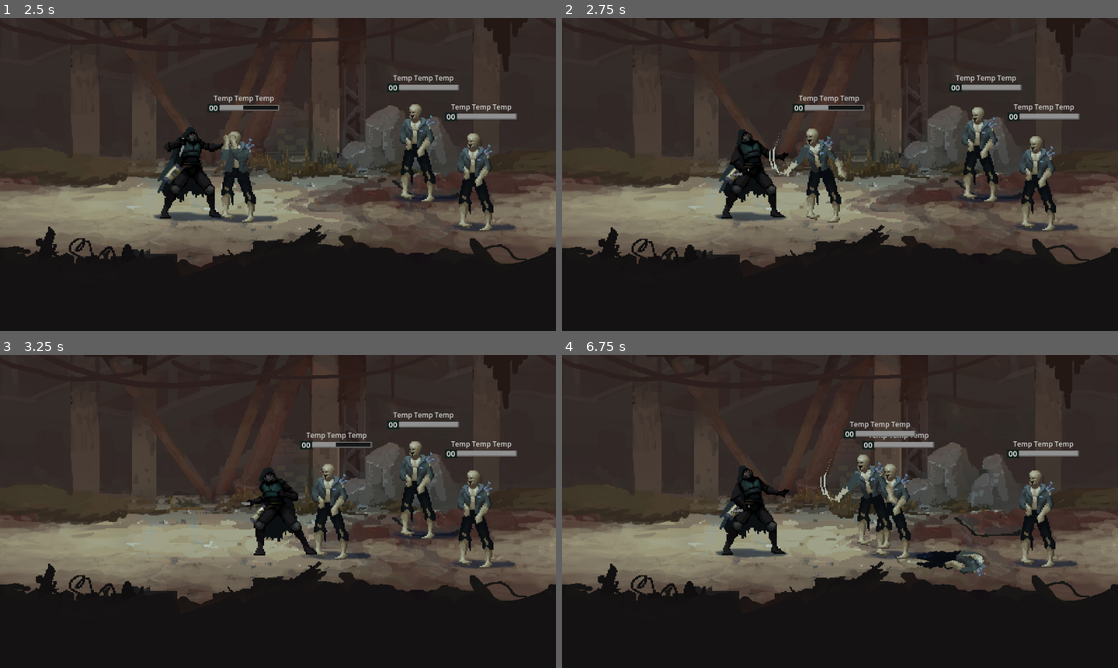
Above: before the commit, frames 1-4 (two rows, left to right).
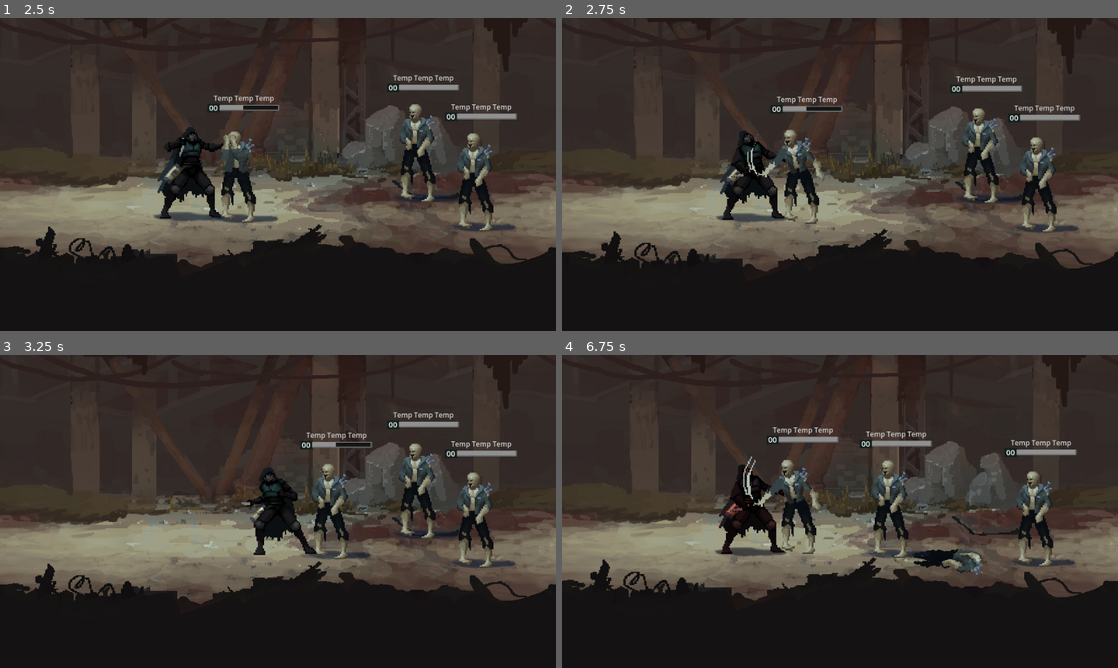
Above: after the commit, the same moments.

Repository: lynxLoad/biosplit
Game: Godot game, scene res://game/arena/arena.tscn
Two runs of this game, one before a commit and one after it. Both use one fixed random seed, a clock stepped at 60 frames per second and the inputs below.
Inputs:
- Up to frame 1 (2.5 s): hold Z (attack) 0.53-1.28 s; tap X (block) at 0.8, 1.35, 2.3 s; tap Z (attack) at 1.55 s; hold Z (attack) from 2.03 s (still down)
- Up to frame 2 (2.75 s): keep holding Z (attack)
- Up to frame 3 (3.25 s): release Z (attack) at 2.78 s; tap X (block) at 2.85 s; tap Z (attack) at 3.05 s
- Up to frame 4 (6.75 s): hold Z (attack) 3.53-4.28 s; tap X (block) at 3.8, 4.35, 5.3, 5.85 s; tap Z (attack) at 4.55, 6.05 s; hold Z (attack) 5.03-5.78 s; hold Z (attack) from 6.53 s (still down)

Frame 1 is identical in both runs. In frame 2, 7.7% of the frame differs, in the area x 0-100%, y 0-82%; in frame 3, 0.9%; in frame 4, 9.4%, in the area x 0-100%, y 0-80%.

Commit message:
...

Diff:
--- a/game/arena/arena.tscn
+++ b/game/arena/arena.tscn
@@ -6,8 +6,7 @@
 [ext_resource type="Texture2D" uid="uid://cetn7xkt6b7bw" path="res://assets/sprites/Back_02.png" id="4_ld8sx"]
 [ext_resource type="PackedScene" uid="uid://b518ysonl8xuh" path="res://game/arena/battle_manager.tscn" id="5_8eybb"]
 
-[sub_resource type="GDScript" id="GDScript_mnys6"]
-resource_name = "battle_camera"
+[sub_resource type="GDScript" id="GDScript_8eybb"]
 script/source = "extends Camera2D
 
 ## В эту группу игрок должен быть добавлен (add_to_group(\"player\")).
@@ -181,10 +180,7 @@
 [node name="BattleCamera" type="Camera2D" parent="." unique_id=746185389]
 position = Vector2(480, 270)
 zoom = Vector2(1.001, 1.001)
-script = SubResource("GDScript_mnys6")
-shake_scale = 0.8
-shake_decay = 10.0
-shake_frequency = 30.0
+script = SubResource("GDScript_8eybb")
 
 [node name="BattleManager" parent="." unique_id=429190078 instance=ExtResource("5_8eybb")]
 player_spawn = Vector2(330, 340)
--- a/game/character/character.gd
+++ b/game/character/character.gd
@@ -59,7 +59,7 @@
 @export var block_flash_out_duration: float = 0.12
 
 @export_group("Juice")
-@export_range(0.0, 0.25) var hit_stop_duration: float = 0.06
+@export_range(0.0, 1.0) var hit_stop_duration: float = 0.06
 @export_range(0.1, 1.0) var attack_anticipation_speed: float = 0.45
 @export_range(1.0, 4.0) var attack_impact_speed: float = 2.0
 @export_range(0, 5) var attack_anticipation_frames: int = 2
@@ -82,6 +82,9 @@
 @export_range(1, 40) var death_landing_attempts: int = 40
 @export var death_landing_bounds: Rect2 = Rect2()
 @export var death_landing_viewport_pad: Vector2 = Vector2(60.0, 60.0)
+@export_subgroup("Death Hit Stop")
+## Хит-стоп при добивающем ударе. 0 — выключен.
+@export_range(0.0, 1.0) var death_hit_stop_duration: float = 0.0
 
 @export_subgroup("Corpse")
 @export var death_disappear: bool = false
@@ -166,7 +169,7 @@
 	}
 
 	_hit_stop = HitStopService.new()
-	_hit_stop.setup(self, animated_sprite)
+	_hit_stop.setup(self)
 
 	_move = MovementService.new()
 	_move.setup(self, _ctx)
@@ -502,6 +505,8 @@
 	damaged.emit(amount)
 
 	if _health.is_dead():
+		# Финальный удар: хит-стоп, потом смерть.
+		_hit_stop.play(death_hit_stop_duration)
 		_die()
 		return
 
@@ -576,11 +581,11 @@
 		return
 	await _block.play_reaction(from_position, func() -> void: hit_blocked.emit(amount))
 
-func _init_bar(bar: HealthBar, value: float, max_value: float) -> void:
+func init_bar(bar: HealthBar, value: float, max_value: float) -> void:
 	if bar:
 		bar.setup(value, max_value)
 
 
-func _sync_bar(bar: HealthBar, value: float, max_value: float) -> void:
+func sync_bar(bar: HealthBar, value: float, max_value: float) -> void:
 	if bar:
 		bar.update_value(value, max_value)
--- a/game/character/nodes/enemy/enemy.gd
+++ b/game/character/nodes/enemy/enemy.gd
@@ -27,7 +27,7 @@
 
 func _ready() -> void:
 	super()
-	_init_bar(health_bar, get_health(), get_max_health())
+	init_bar(health_bar, get_health(), get_max_health())
 	add_to_group(ENEMY_GROUP)
 	if _attack_frames.is_empty():
 		_attack_frames = { &"attack": 0 }
@@ -83,7 +83,7 @@
 
 func heal(amount: float) -> void:
 	super.heal(amount)
-	_sync_bar(health_bar, get_health(), get_max_health())
+	sync_bar(health_bar, get_health(), get_max_health())
 
 
 func take_damage(amount: float, from_position: Vector2 = Vector2.INF) -> void:
@@ -132,8 +132,10 @@
 
 func _apply_damage(amount: float, flash: bool = true) -> void:
 	super(amount, flash)
-	_sync_bar(health_bar, get_health(), get_max_health())
+	sync_bar(health_bar, get_health(), get_max_health())
 
+func _die() -> void:
+	super()
 
 func _hide_ui_on_death() -> void:
 	if health_bar:
--- a/game/character/nodes/enemy/enemy.tscn
+++ b/game/character/nodes/enemy/enemy.tscn
@@ -11,8 +11,11 @@
 character_stats = ExtResource("2_tam8j")
 weapon = ExtResource("3_o5fj6")
 hit_shake_preset = 1
+hit_stop_duration = 0.0
+attack_impact_speed = 1.0
 attack_recoil_distance = 3.0
 death_landing_bounds = Rect2(0, 0, 1111, 1111)
+death_hit_stop_duration = 0.05
 
 [node name="AnimatedSprite2D" type="AnimatedSprite2D" parent="." unique_id=2005773418]
 sprite_frames = ExtResource("4_ekj6g")
--- a/game/character/nodes/player/player.gd
+++ b/game/character/nodes/player/player.gd
@@ -4,6 +4,10 @@
 signal screen_shake_requested(intensity: float, duration: float)
 
 const PLAYER_GROUP := &"player"
+
+@export_group("Block Feedback")
+## Глобальный freeze-frame при успешном блоке. 0 = выключен.
+@export var block_hitstop_duration: float = 0.06
 
 var enemies: Array[Character] = []
 
@@ -22,6 +26,16 @@
 
 
 func _physics_process(delta: float) -> void:
+	if Input.is_action_just_pressed(&"attack"):
+		_try_attack()
+	if Input.is_action_just_pressed(&"block"):
+		_block_held = true
+		_try_block()
+	elif Input.is_action_just_released(&"block"):
+		_block_held = false
+		if _state == State.BLOCKING:
+			unblock()
+
 	_maybe_enter_queued_block()
 
 
@@ -44,18 +58,6 @@
 	_attack_locked = value
 	if was_locked and not value:
 		_maybe_enter_queued_block()
-
-
-func _unhandled_input(event: InputEvent) -> void:
-	if event.is_action_pressed(&"attack"):
-		_try_attack()
-	elif event.is_action_pressed(&"block"):
-		_block_held = true
-		_try_block()
-	elif event.is_action_released(&"block"):
-		_block_held = false
-		if _state == State.BLOCKING:
-			unblock()
 
 
 func _try_attack() -> void:
--- a/game/character/nodes/player/player.tscn
+++ b/game/character/nodes/player/player.tscn
@@ -6,17 +6,18 @@
 [ext_resource type="Resource" uid="uid://fh4mivy3nv6u" path="res://assets/resources/weapons/w_knife.tres" id="3_65114"]
 
 [node name="Player" type="Node2D" unique_id=1115020173]
+z_index = 1
 script = ExtResource("1_5hw72")
+block_hitstop_duration = 0.0
 character_stats = ExtResource("2_mnys6")
 weapon = ExtResource("3_65114")
+z_attack_priority = 2500
 hit_shake_preset = 1
-hit_shake_distance_jitter = 0.3
-hit_shake_duration_jitter = 0.159
-hit_shake_decay_jitter = 0.126
-hit_stop_duration = 0.25
+hit_shake_distance_jitter = 0.0
+hit_stop_duration = 0.1
 attack_impact_speed = 1.0
 attack_recoil_distance = 3.0
-block_shake_distance = 10.0
+block_shake_distance = 12.0
 
 [node name="AnimatedSprite2D" type="AnimatedSprite2D" parent="." unique_id=356963692]
 z_index = 1
--- a/game/character/services/animation_helper.gd
+++ b/game/character/services/animation_helper.gd
@@ -67,3 +67,9 @@
 			if is_instance_valid(_sprite):
 				_sprite.stop()
 			return
+
+func restart(anim: StringName) -> void:
+	if not has(anim):
+		return
+	_sprite.stop()
+	_sprite.play(anim)
--- a/game/character/services/health_component.gd
+++ b/game/character/services/health_component.gd
@@ -6,19 +6,19 @@
 
 
 func setup(value: float) -> void:
-	max_health = value
-	health = value
+    max_health = value
+    health = value
 
 
 func apply(amount: float) -> void:
-	health = maxf(0.0, health - amount)
+    health = maxf(0.0, health - amount)
 
 
 func heal(amount: float) -> void:
-	if is_dead() or amount <= 0.0:
-		return
-	health = minf(max_health, health + amount)
+    if is_dead() or amount <= 0.0:
+        return
+    health = minf(max_health, health + amount)
 
 
 func is_dead() -> bool:
-	return health <= 0.0
+    return health <= 0.0
--- a/game/character/services/hit_shake_service.gd
+++ b/game/character/services/hit_shake_service.gd
@@ -12,69 +12,69 @@
 var duration_jitter: float = 0.0
 var decay_jitter: float = 0.0
 var custom: Dictionary = {
-	"distance": 14.0, "duration": 0.3, "oscillations": 7,
-	"decay": 0.65, "return_mult": 1.5
+    "distance": 14.0, "duration": 0.3, "oscillations": 7,
+    "decay": 0.65, "return_mult": 1.5
 }
 
 
 func setup(
-	sprite: AnimatedSprite2D,
-	base_pos: Vector2,
-	get_origin: Callable,
-	is_invalid: Callable
+    sprite: AnimatedSprite2D,
+    base_pos: Vector2,
+    get_origin: Callable,
+    is_invalid: Callable
 ) -> void:
-	_sprite = sprite
-	_base_pos = base_pos
-	_get_origin = get_origin
-	_is_invalid = is_invalid
+    _sprite = sprite
+    _base_pos = base_pos
+    _get_origin = get_origin
+    _is_invalid = is_invalid
 
 
 func play(from_position: Vector2, preset: int, distance_override := -1.0) -> void:
-	if _sprite == null or _is_invalid.call():
-		return
+    if _sprite == null or _is_invalid.call():
+        return
 
-	var data := HitShakePresets.resolve(preset, custom)
-	var distance: float = distance_override if distance_override >= 0.0 else data["distance"]
-	var duration: float = data["duration"]
-	var oscillations: int = maxi(1, data["oscillations"])
-	var decay: float = data["decay"]
-	var return_mult: float = data["return_mult"]
+    var data := HitShakePresets.resolve(preset, custom)
+    var distance: float = distance_override if distance_override >= 0.0 else data["distance"]
+    var duration: float = data["duration"]
+    var oscillations: int = maxi(1, data["oscillations"])
+    var decay: float = data["decay"]
+    var return_mult: float = data["return_mult"]
 
-	if distance_jitter > 0.0:
-		distance *= randf_range(1.0 - distance_jitter, 1.0 + distance_jitter)
-	if duration_jitter > 0.0:
-		duration *= randf_range(1.0 - duration_jitter, 1.0 + duration_jitter)
-	if decay_jitter > 0.0:
-		decay = clampf(decay + randf_range(-decay_jitter, decay_jitter), 0.0, 1.0)
+    if distance_jitter > 0.0:
+        distance *= randf_range(1.0 - distance_jitter, 1.0 + distance_jitter)
+    if duration_jitter > 0.0:
+        duration *= randf_range(1.0 - duration_jitter, 1.0 + duration_jitter)
+    if decay_jitter > 0.0:
+        decay = clampf(decay + randf_range(-decay_jitter, decay_jitter), 0.0, 1.0)
 
-	var dir := Vector2.UP
-	if from_position != Vector2.INF:
-		var delta: Vector2 = _get_origin.call() - from_position
-		if delta.length_squared() > 0.0001:
-			dir = delta.normalized()
+    var dir := Vector2.UP
+    if from_position != Vector2.INF:
+        var delta: Vector2 = _get_origin.call() - from_position
+        if delta.length_squared() > 0.0001:
+            dir = delta.normalized()
 
-	kill()
-	_tween = _sprite.create_tween()
-	_tween.set_trans(Tween.TRANS_SINE).set_ease(Tween.EASE_IN_OUT)
+    kill()
+    _tween = _sprite.create_tween()
+    _tween.set_trans(Tween.TRANS_SINE).set_ease(Tween.EASE_IN_OUT)
 
-	var half_steps := oscillations * 2
-	var step_duration := maxf(duration / float(half_steps + 1), 0.01)
-	var amp := distance
+    var half_steps := oscillations * 2
+    var step_duration := maxf(duration / float(half_steps + 1), 0.01)
+    var amp := distance
 
-	for i in range(half_steps):
-		var target := _base_pos + dir * amp
-		if i % 2 == 1:
-			target = _base_pos - dir * amp
-		var tweener := _tween.tween_property(_sprite, "position", target, step_duration)
-		if i == 0:
-			tweener.set_ease(Tween.EASE_OUT)
-		amp *= decay
+    for i in range(half_steps):
+        var target := _base_pos + dir * amp
+        if i % 2 == 1:
+            target = _base_pos - dir * amp
+        var tweener := _tween.tween_property(_sprite, "position", target, step_duration)
+        if i == 0:
+            tweener.set_ease(Tween.EASE_OUT)
+        amp *= decay
 
-	_tween.tween_property(
-		_sprite, "position", _base_pos, maxf(step_duration * return_mult, 0.01)
-	).set_ease(Tween.EASE_OUT)
+    _tween.tween_property(
+        _sprite, "position", _base_pos, maxf(step_duration * return_mult, 0.01)
+    ).set_ease(Tween.EASE_OUT)
 
 
 func kill() -> void:
-	if _tween and _tween.is_valid():
-		_tween.kill()
+    if _tween and _tween.is_valid():
+        _tween.kill()
--- a/game/character/services/hit_stop_service.gd
+++ b/game/character/services/hit_stop_service.gd
@@ -2,23 +2,25 @@
 extends RefCounted
 
 var _host: Node
-var _sprite: AnimatedSprite2D
-var _token: int = 0
+var _active: int = 0
+var _saved_time_scale: float = 1.0
 
 
-func setup(host: Node, sprite: AnimatedSprite2D) -> void:
+func setup(host: Node) -> void:
 	_host = host
-	_sprite = sprite
 
 
 func play(duration: float) -> void:
-	if duration <= 0.0 or _sprite == null:
+	if duration <= 0.0 or _host == null:
 		return
-	_token += 1
-	var token := _token
-	var old_speed := _sprite.speed_scale
-	_sprite.speed_scale = 0.0
-	await _host.get_tree().create_timer(duration).timeout
-	if token != _token or not is_instance_valid(_sprite):
-		return
-	_sprite.speed_scale = old_speed
+
+	_active += 1
+	if _active == 1:
+		_saved_time_scale = Engine.time_scale
+		Engine.time_scale = .1
+
+	await _host.get_tree().create_timer(duration, true, false, true).timeout
+
+	_active -= 1
+	if _active == 0:
+		Engine.time_scale = _saved_time_scale
--- a/game/character/services/movement_service.gd
+++ b/game/character/services/movement_service.gd
@@ -7,31 +7,31 @@
 
 
 func setup(host: Node2D, ctx: ActionContext) -> void:
-	_host = host
-	_ctx = ctx
+    _host = host
+    _ctx = ctx
 
 
 func move_to(
-	target: Vector2,
-	duration: float,
-	id: int,
-	trans := Tween.TRANS_QUAD,
-	ease_type := Tween.EASE_IN_OUT
+    target: Vector2,
+    duration: float,
+    id: int,
+    trans := Tween.TRANS_QUAD,
+    ease_type := Tween.EASE_IN_OUT
 ) -> bool:
-	kill()
-	_tween = _host.create_tween()
-	_tween.set_trans(trans).set_ease(ease_type)
-	_tween.tween_property(_host, "global_position", target, duration)
-	return await _wait(id)
+    kill()
+    _tween = _host.create_tween()
+    _tween.set_trans(trans).set_ease(ease_type)
+    _tween.tween_property(_host, "global_position", target, duration)
+    return await _wait(id)
 
 
 func _wait(id: int) -> bool:
-	await _host.get_tree().process_frame
-	while _ctx.is_current(id) and _tween.is_valid() and _tween.is_running():
-		await _host.get_tree().process_frame
-	return _ctx.is_current(id)
+    await _host.get_tree().process_frame
+    while _ctx.is_current(id) and _tween.is_valid() and _tween.is_running():
+        await _host.get_tree().process_frame
+    return _ctx.is_current(id)
 
 
 func kill() -> void:
-	if _tween and _tween.is_valid() and _tween.is_running():
-		_tween.kill()
+    if _tween and _tween.is_valid() and _tween.is_running():
+        _tween.kill()
Not shown, added: game/character/all_scripts.txt
Not shown, added: bat.bat
